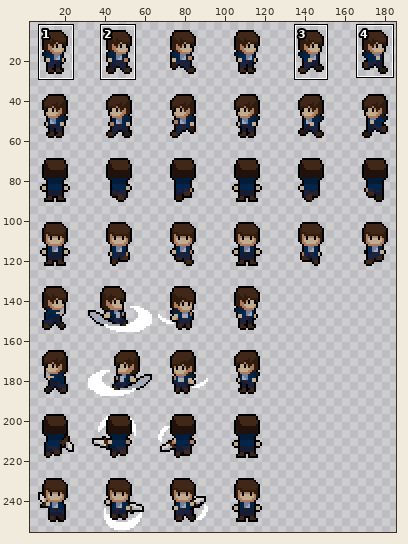
Sprite sheet, stored at player/player.png. The first picture is a wide view before the edit; the outline marks the close-up.
Close-up. Earlier state:
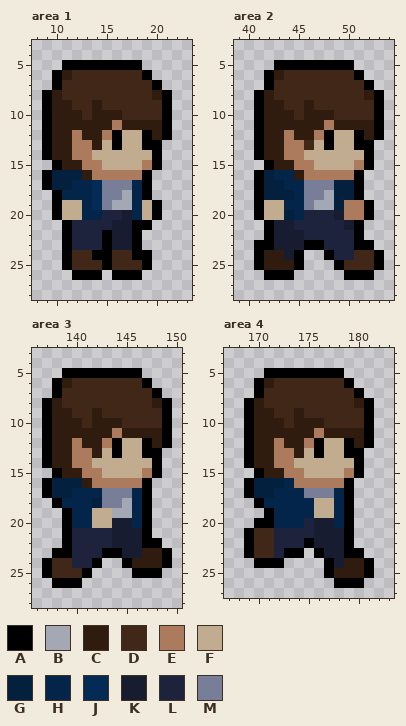
The file is 192x256 pixels. Colours within 5 levels of each other are drawn and written as one. Shown: area 1: x 8..23, y 3..28; area 2: x 39..54, y 3..28; area 3: x 136..150, y 3..28; area 4: x 167..183, y 3..27. The wide view leaves out empty margins. The commit also changed other parts of the picture, which this record leaves out.
Palette (. is transparent): A #000000  B #a4a8b5  C #301c0f  D #402717  E #ac7b5d  F #c1ac8f  G #03203f  H #032549  J #042b56  K #171c31  L #1d233d  M #787e97
And afterwards:
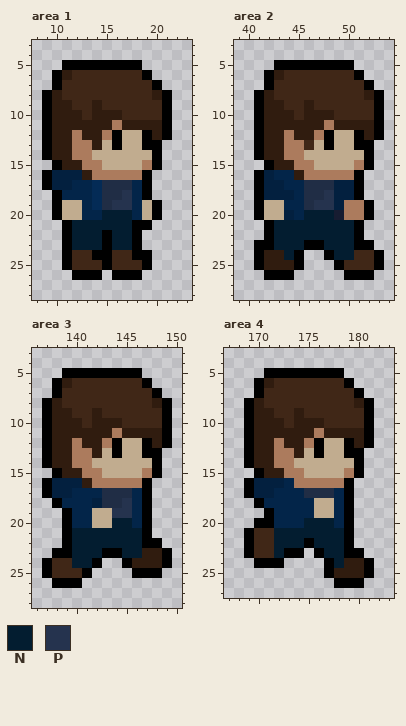
Colours new in this view: N #031d30  P #25334e
Edits made:
Colour M changes from #787e97 to #202d45.
Area 1:
Colour K becomes colour N in row 20 at x 17; in rows 21 to 23 at x 16 to 17.
Colour L becomes colour N in row 20 at x 15 to 16; in row 21 at x 12 to 15; in rows 22 to 23 at x 12 to 14.
Colour B becomes colour P in row 18 at x 17; in row 19 at x 16 to 17.
Area 2:
Colour K becomes colour N in row 21 at x 43 to 44 and 50; in rows 22 to 23 at x 43 to 45; in row 24 at x 44.
Colour L becomes colour N in row 20 at x 46 to 48; in row 21 at x 45 to 49; in row 22 at x 46 to 50; in row 23 at x 48 to 50; in row 24 at x 49 to 50.
Colour B becomes colour P in row 18 at x 48; in row 19 at x 47 to 48.
Area 3:
Colour K becomes colour N in row 20 at x 144 to 145; in rows 21 to 22 at x 144 to 146; in row 23 at x 145 to 146.
Colour L becomes colour N in rows 21 to 22 at x 140 to 143; in row 23 at x 140 to 142; in row 24 at x 140 to 141.
Colour B becomes colour P in row 18 at x 145; in row 19 at x 144 to 145.
Area 4:
Colour K becomes colour N in row 20 at x 176 to 177; in rows 21 to 22 at x 176 to 178; in row 23 at x 177 to 178; in row 24 at x 178.
Colour L becomes colour N in row 20 at x 175; in row 21 at x 172 to 175; in row 22 at x 172 to 174; in row 23 at x 172.
